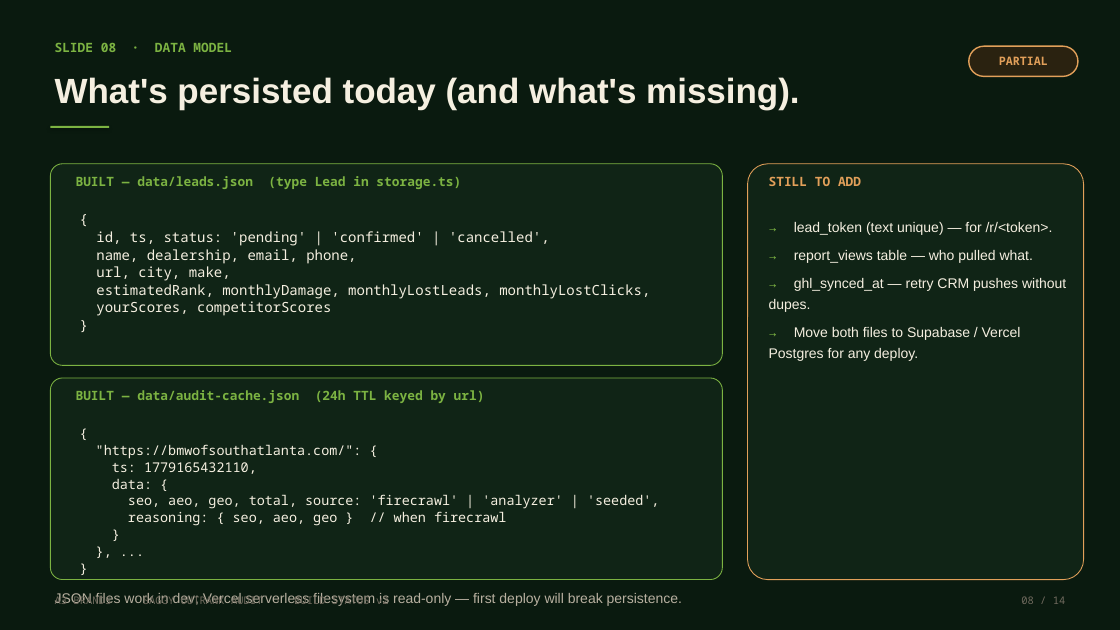
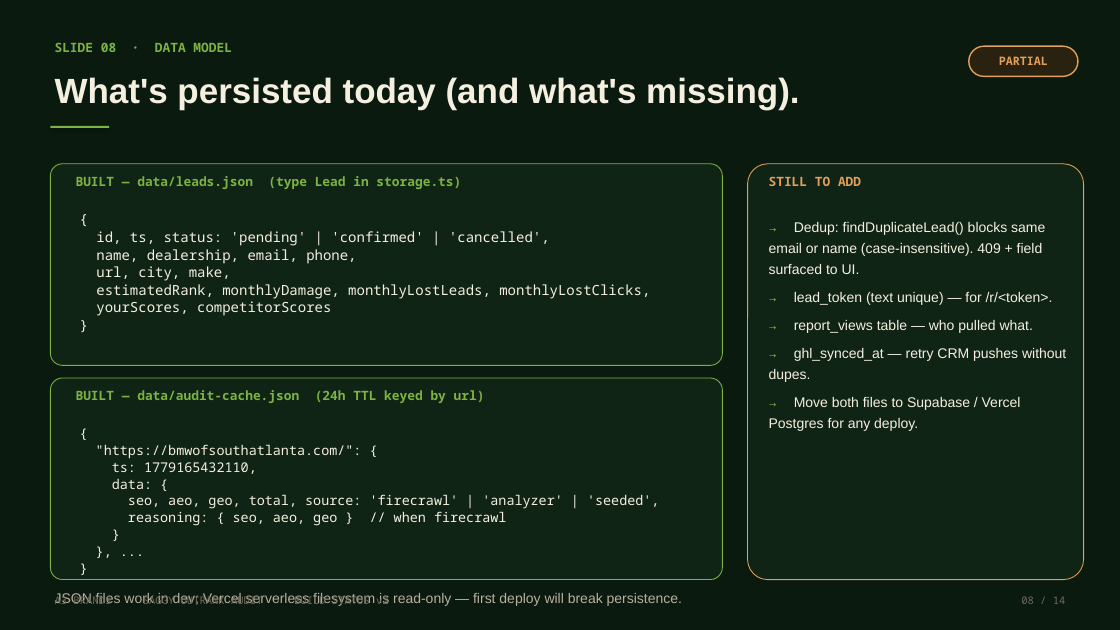
Before and after one commit to jhonrhyanaabunda-dot/a3brands_analyzer, a slide deck: slide 8 of Saggy_Two_Interface_Methodology.pptx. Drawn at 1120x630 pixels with LibreOffice and Linux fonts; fonts in the diff are those of the drawing. Boxes give left, top, right and bottom in pixels: in the first picture for what was removed or moved away, otherwise in the second. Text is boxed around its words. In the diff, an @@ line names an element or a change of style, - is before the commit and + after.

```diff
--- a/Saggy_Two_Interface_Methodology.pptx
+++ b/Saggy_Two_Interface_Methodology.pptx
@@ text at [769, 222, 1045, 274]: paragraph added @@
+→ Dedup: findDuplicateLead() blocks same email or name (case-insensitive). 409 + field surfaced to UI.
```
Also in this commit, not shown: 2 other slides changed, 10 other files.
